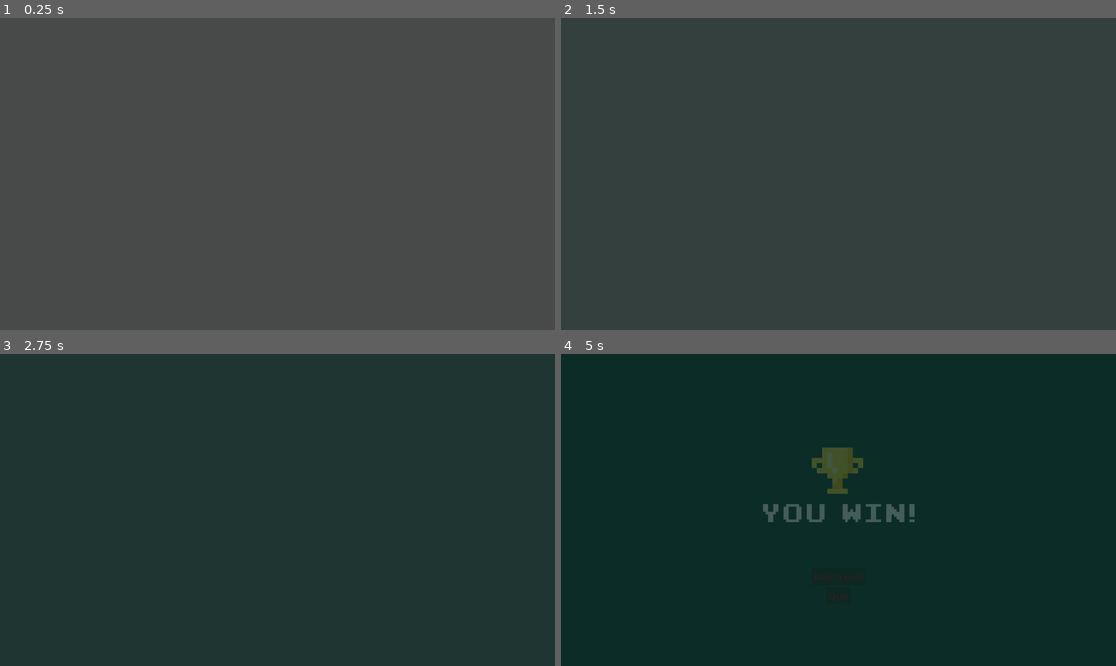
Above: before the commit, frames 1-4 (two rows, left to right).
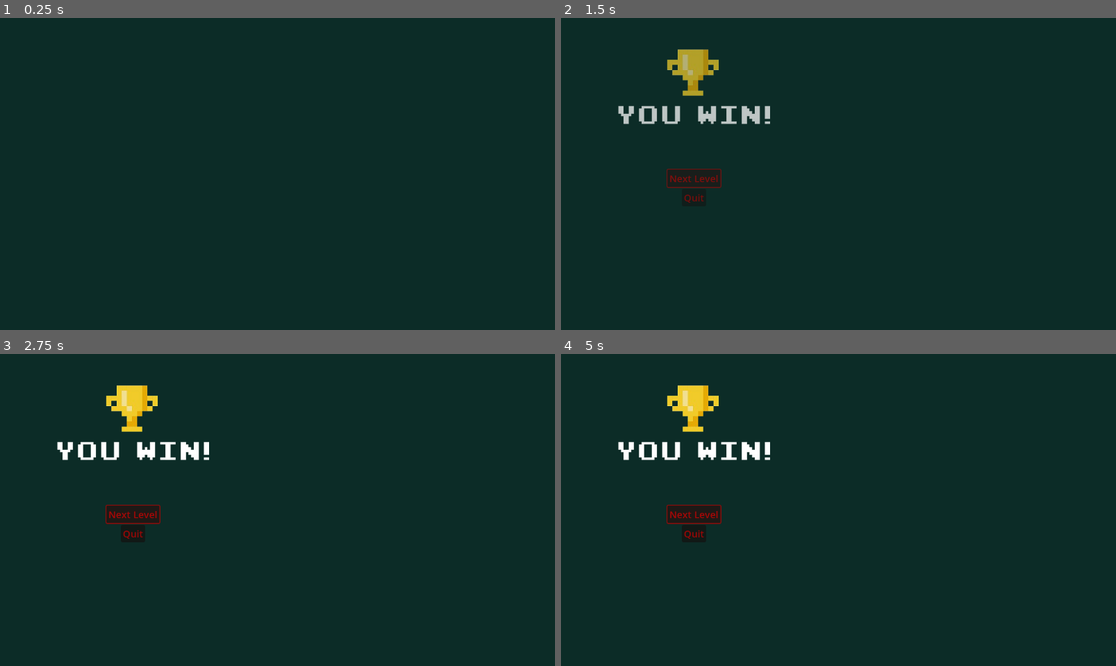
Above: after the commit, the same moments.

Repository: nexcoyocoatl/Projeto_Die_Hard
Game: Godot game, scene res://you_win.tscn
Same seed, same stepped clock (60 frames per second), same inputs: the game is played once before the commit and once after it. This scene is started directly instead of the project's main scene.
Inputs (mouse positions are in pixels of both pictures, inside the frame that each line leads up to):
- Up to frame 1 (0.25 s): no input
- Up to frame 2 (1.5 s): click (694, 177) at 0.5 s, where only the run after the commit has a clickable "Next Level"; click (694, 177) at 1.25 s, where only the run after the commit has a clickable "Next Level"
- Up to frame 3 (2.75 s): tap Enter at 2 s; hold Right (player_move_right) from 2.03 s (still down)
- Up to frame 4 (5 s): tap R (reset) at 2.75, 4.25 s; release Right (player_move_right) at 2.78 s; hold Down (player_move_down) 2.78-3.53 s; hold Right (player_move_right) 3.53-4.28 s; hold Up (player_move_up) from 4.28 s (still down)

The runs differ from the first frame. In frame 1, 100% of the frame differs, in the area x 0-100%, y 0-100%; in frame 2, 100%; in frame 3, 2.5%; in frame 4, 3.5%.

Commit message:
telas centralizadas e com animação acelerada

Diff:
--- a/game_over.tscn
+++ b/game_over.tscn
@@ -13,7 +13,7 @@
 tracks/0/interp = 1
 tracks/0/loop_wrap = true
 tracks/0/keys = {
-"times": PackedFloat32Array(0.1, 2.9),
+"times": PackedFloat32Array(0.1, 0.4000001),
 "transitions": PackedFloat32Array(1, 1),
 "update": 0,
 "values": [Color(1, 1, 1, 0), Color(1, 1, 1, 1)]
@@ -21,11 +21,11 @@
 tracks/1/type = "value"
 tracks/1/imported = false
 tracks/1/enabled = true
-tracks/1/path = NodePath("VBoxContainer:modulate")
+tracks/1/path = NodePath("CenterContainer/VBoxContainer:modulate")
 tracks/1/interp = 1
 tracks/1/loop_wrap = true
 tracks/1/keys = {
-"times": PackedFloat32Array(3.001, 8.83),
+"times": PackedFloat32Array(0.16666675, 1.6999998),
 "transitions": PackedFloat32Array(1, 1),
 "update": 0,
 "values": [Color(1, 1, 1, 0), Color(1, 1, 1, 1)]
@@ -48,7 +48,7 @@
 tracks/1/type = "value"
 tracks/1/imported = false
 tracks/1/enabled = true
-tracks/1/path = NodePath("VBoxContainer:modulate")
+tracks/1/path = NodePath("CenterContainer/VBoxContainer:modulate")
 tracks/1/interp = 1
 tracks/1/loop_wrap = true
 tracks/1/keys = {
@@ -83,25 +83,22 @@
 grow_vertical = 2
 color = Color(0.0486885, 0.171553, 0.153316, 1)
 
-[node name="VBoxContainer" type="VBoxContainer" parent="."]
+[node name="CenterContainer" type="CenterContainer" parent="."]
 layout_mode = 1
-anchors_preset = 8
-anchor_left = 0.5
-anchor_top = 0.5
-anchor_right = 0.5
-anchor_bottom = 0.5
-offset_left = -333.5
-offset_top = -210.5
-offset_right = 333.5
-offset_bottom = 210.5
-grow_horizontal = 2
-grow_vertical = 2
+anchors_preset = -1
+anchor_right = 0.57900006
+anchor_bottom = 0.74100006
+offset_right = -627.00806
+offset_bottom = -440.16803
 
-[node name="GameOver_Title" type="TextureRect" parent="VBoxContainer"]
+[node name="VBoxContainer" type="VBoxContainer" parent="CenterContainer"]
+layout_mode = 2
+
+[node name="GameOver_Title" type="TextureRect" parent="CenterContainer/VBoxContainer"]
 layout_mode = 2
 texture = ExtResource("1_y26ei")
 
-[node name="Restart_Btn" type="Button" parent="VBoxContainer"]
+[node name="Restart_Btn" type="Button" parent="CenterContainer/VBoxContainer"]
 modulate = Color(1, 0, 0.0627451, 1)
 self_modulate = Color(0.947406, 3.77826e-06, 1.73271e-06, 0.705882)
 texture_filter = 3
@@ -114,7 +111,7 @@
 text = "Restart"
 icon_alignment = 1
 
-[node name="Quit_Btn" type="Button" parent="VBoxContainer"]
+[node name="Quit_Btn" type="Button" parent="CenterContainer/VBoxContainer"]
 modulate = Color(1, 0, 0.0627451, 1)
 self_modulate = Color(0.94902, 0, 0, 0.705882)
 texture_filter = 3
@@ -125,11 +122,12 @@
 theme_override_font_sizes/font_size = 30
 text = "Quit"
 
-[node name="Animation" type="AnimationPlayer" parent="."]
+[node name="Animation" type="AnimationPlayer" parent="CenterContainer"]
+root_node = NodePath("../..")
 libraries = {
 &"": SubResource("AnimationLibrary_ccer4")
 }
 autoplay = "GameOver"
 
-[connection signal="pressed" from="VBoxContainer/Restart_Btn" to="." method="_on_restart_btn_pressed"]
-[connection signal="pressed" from="VBoxContainer/Quit_Btn" to="." method="_on_quit_btn_pressed"]
+[connection signal="pressed" from="CenterContainer/VBoxContainer/Restart_Btn" to="." method="_on_restart_btn_pressed"]
+[connection signal="pressed" from="CenterContainer/VBoxContainer/Quit_Btn" to="." method="_on_quit_btn_pressed"]
--- a/you_win.tscn
+++ b/you_win.tscn
@@ -13,7 +13,7 @@
 tracks/0/interp = 1
 tracks/0/loop_wrap = true
 tracks/0/keys = {
-"times": PackedFloat32Array(0, 3.86667),
+"times": PackedFloat32Array(0, 0.36666656),
 "transitions": PackedFloat32Array(1, 1),
 "update": 0,
 "values": [Color(1, 1, 1, 0), Color(1, 1, 1, 1)]
@@ -25,7 +25,7 @@
 tracks/1/interp = 1
 tracks/1/loop_wrap = true
 tracks/1/keys = {
-"times": PackedFloat32Array(3.92, 8.51),
+"times": PackedFloat32Array(0.23333335, 1.9666667),
 "transitions": PackedFloat32Array(1, 1),
 "update": 0,
 "values": [Color(1, 1, 1, 0), Color(1, 1, 1, 1)]
@@ -82,25 +82,19 @@
 grow_vertical = 2
 color = Color(0.0470588, 0.172549, 0.152941, 1)
 
-[node name="VBoxContainer" type="VBoxContainer" parent="ColorRect"]
-layout_mode = 1
-anchors_preset = 8
-anchor_left = 0.5
-anchor_top = 0.5
-anchor_right = 0.5
-anchor_bottom = 0.5
-offset_left = -276.5
-offset_top = -167.5
-offset_right = 276.5
-offset_bottom = 167.5
-grow_horizontal = 2
-grow_vertical = 2
+[node name="CenterContainer" type="CenterContainer" parent="ColorRect"]
+layout_mode = 0
+offset_right = 40.0
+offset_bottom = 40.0
 
-[node name="YouWin_Title" type="TextureRect" parent="ColorRect/VBoxContainer"]
+[node name="VBoxContainer" type="VBoxContainer" parent="ColorRect/CenterContainer"]
+layout_mode = 2
+
+[node name="YouWin_Title" type="TextureRect" parent="ColorRect/CenterContainer/VBoxContainer"]
 layout_mode = 2
 texture = ExtResource("1_w5032")
 
-[node name="NextLevel_Btn" type="Button" parent="ColorRect/VBoxContainer"]
+[node name="NextLevel_Btn" type="Button" parent="ColorRect/CenterContainer/VBoxContainer"]
 modulate = Color(1, 0, 0.0627451, 1)
 self_modulate = Color(0.94902, 0, 0, 0.705882)
 texture_filter = 3
@@ -111,7 +105,7 @@
 theme_override_font_sizes/font_size = 20
 text = "Next Level"
 
-[node name="Quit_Btn" type="Button" parent="ColorRect/VBoxContainer"]
+[node name="Quit_Btn" type="Button" parent="ColorRect/CenterContainer/VBoxContainer"]
 modulate = Color(1, 0, 0.0627451, 1)
 self_modulate = Color(0.94902, 0, 0, 0.705882)
 texture_filter = 3
@@ -122,12 +116,12 @@
 theme_override_font_sizes/font_size = 20
 text = "Quit"
 
-[node name="Animation" type="AnimationPlayer" parent="ColorRect/VBoxContainer/Quit_Btn"]
-root_node = NodePath("../../NextLevel_Btn")
+[node name="Animation" type="AnimationPlayer" parent="ColorRect/CenterContainer"]
+root_node = NodePath("../VBoxContainer/NextLevel_Btn")
 libraries = {
 &"": SubResource("AnimationLibrary_rlycu")
 }
 autoplay = "NextLevel"
 
-[connection signal="pressed" from="ColorRect/VBoxContainer/NextLevel_Btn" to="." method="_on_next_level_btn_pressed"]
-[connection signal="pressed" from="ColorRect/VBoxContainer/Quit_Btn" to="." method="_on_quit_btn_pressed"]
+[connection signal="pressed" from="ColorRect/CenterContainer/VBoxContainer/NextLevel_Btn" to="." method="_on_next_level_btn_pressed"]
+[connection signal="pressed" from="ColorRect/CenterContainer/VBoxContainer/Quit_Btn" to="." method="_on_quit_btn_pressed"]
Not shown: 1 places in game_over.tscn that only renumber resources
Not shown: 1 places in you_win.tscn that only renumber resources
